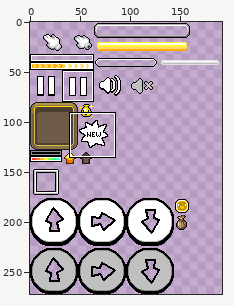
Edited in one commit: sprite sheet (happydash.gmx/sprites/images/spriteHud_0.png). The picture above shows the old version from afar; the outline marks the close-up.
Close-up. Before the commit:
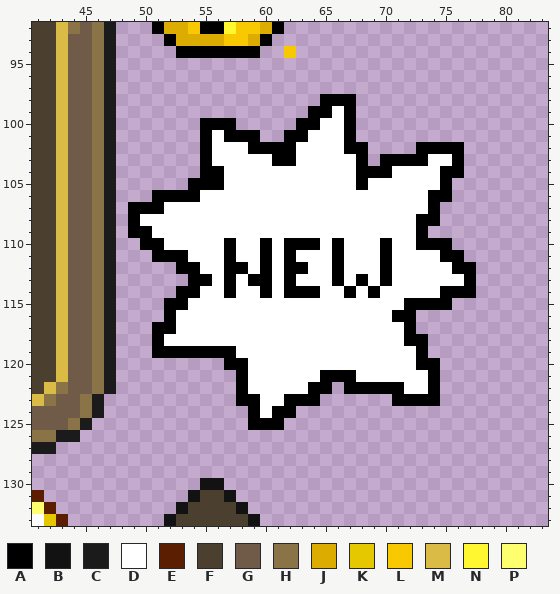
The file is 192x272 pixels. Colours within 5 levels of each other are drawn and written as one. Shown: x 41..83, y 92..133.
Palette (. is transparent): A #000000  B #121212  C #1b1b1b  D #ffffff  E #5c1e00  F #4b3f2f  G #6f5b47  H #8a7347  J #dcac00  K #e6c800  L #f8c800  M #dabb46  N #fff831  P #fdff6f
Pixels before, first column x 41:
 92 FFMHGHC...AJJLAANLLJA................
 93 FFMGGHC....AJJJJLLJA.................
 94 FFMGGHC.....AAAAAAA..L...............
 95 FFMGGHC..............................
 96 FFMGGHC..............................
 97 FFMGGHC..............................
 98 FFMGGHC.................AAA..........
 99 FFMGGHC................AADA..........
100 FFMGGHC.......AAA.....AADDA..........
101 FFMGGHC.......ADAAA..AADDDA..........
102 FFMGGHC.......ADDDAAAADDDDAA....AAAA.
103 FFMGGHC.......ADDDDDAADDDDDA.AAAADDA.
104 FFMGGHC.......AADDDDDDDDDDDAAADDDDAA.
105 FFMGGHC......AAADDDDDDDDDDDADDDDDDA..
106 FFMGGHC...AAAADDDDDDDDDDDDDDDDDDDAA..
107 FFMGGHC.AAADDDDDDDDDDDDDDDDDDDDDDA...
108 FFMGGHC.ADDDDDDDDDDDDDDDDDDDDDDDAA...
109 FFMGGHC.AADDDDDDDDDDDDDDDDDDDDDDA....
110 FFMGGHC..AADDDDDADDADAAADADDDADDAAA..
111 FFMGGHC...AAADDDADDADADDDADDDADDDDAA.
112 FFMGGHC.....AADDAADADAADDADDDADDDDDAA
113 FFMGGHC......AADADAADADDDADADADDDDDDA
114 FFMGGHC.....AADDADDADAAADDADADDDDDAAA
115 FFMGGHC....AADDDDDDDDDDDDDDDDDDAAAA..
116 FFMGGHC....ADDDDDDDDDDDDDDDDDDAA.....
117 FFMGGHC...AADDDDDDDDDDDDDDDDDDDA.....
118 FFMGGHC...ADDDDDDDDDDDDDDDDDDDDAA....
119 FFMGGHC...AAAAAAADDDDDDDDDDDDDDDA....
120 FFMGGHC.........AADDDDDDDDDDDDDDAA...
121 FFMGGHC..........ADDDDDDAAADDDDDDA...
122 FMHGGHC..........ADDDDDAA.AAAAADDA...
123 MHGGHC...........AADDAAA......AAAA...
124 GGGGHC............ADAA...............
125 GGGHC.............AAA................
126 HHCC.................................
127 CC...................................
128 .....................................
129 .....................................
130 ..............BB.....................
131 E............BFFB....................
132 PE..........BFFFFB...................
133 DKE........BFFFFFFB..................
Now the later version:
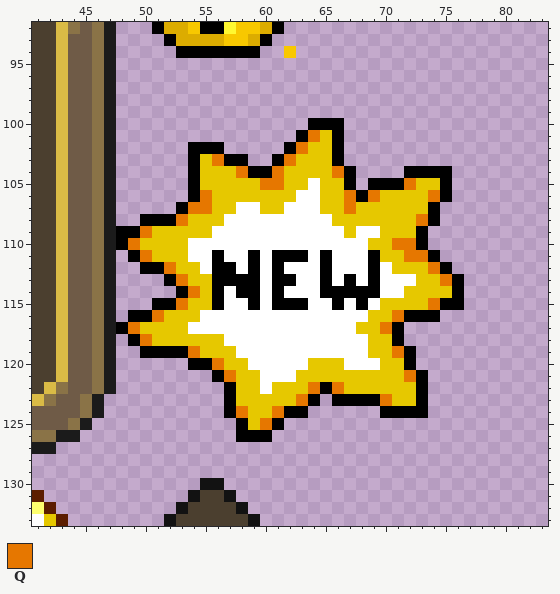
Colours new in this view: Q #e67700
Changes in this commit:
Changed rows in their new state; - is an unchanged pixel.
first column x 48:
 98 -----------------...----------
 99 ----------------....----------
100 -------...-----.-AA.----------
101 -------.....--.-QKA.----------
102 ------A-A.....-QKKA..----....-
103 ------AKQAA..-QKKKA..-.......-
104 ------AKKKQAAQKKKKQA....AAA-.-
105 -------KKKKKQQKK-KKA.AAAQKK---
106 ---...-QKKKKKKK--KKQAQKKKKQ---
107 -....AQQKK--KK---KKQKKKKKK----
108 -.AAAQKKK---------KKKKKKKQ----
109 A-QKKKKK-----------K--KKK-----
110 AQKKKK---D--D-DDD-D--KKQQ-..--
111 -AQKKK--AD-ADA-A-AD--AKKQQA..-
112 --AAQKK-A-DADADD-AD--ADKKKQA..
113 ----AQKKA-A-DA---ADADAD--KKQA.
114 ------QKADAADADDDAA-A---KKKK-.
115 ---A-QKKA--A-AAA--A-A-KKKKQ-A-
116 -AAQKKK--------------KKQ-AA---
117 AQKKKK--------------KKQA.-----
118 -AQKKKKKK------------KKA..----
119 --A---QKKK-----------KKQA.----
120 ------AAQKK-----KKK---KKA..---
121 --------AQKK---KKKKKKKKKQA.---
122 ---------AKK-KKKQ-QKKKKKKA.---
123 ---------AKKKKKQ--AAAAQKK-.---
124 ---------AQKKQ-A------AAAA----
125 ----------AKQ-----------------
126 ----------AAA-----------------
Changed places in both close-ups, as pixel boxes (x1, y1, x2, y2):
changed: (116, 94, 476, 442)
